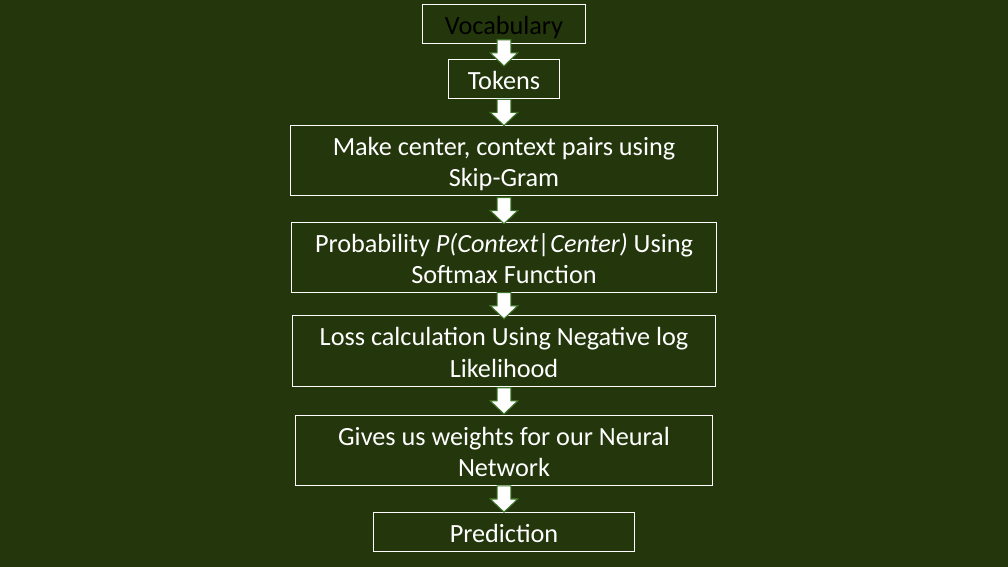
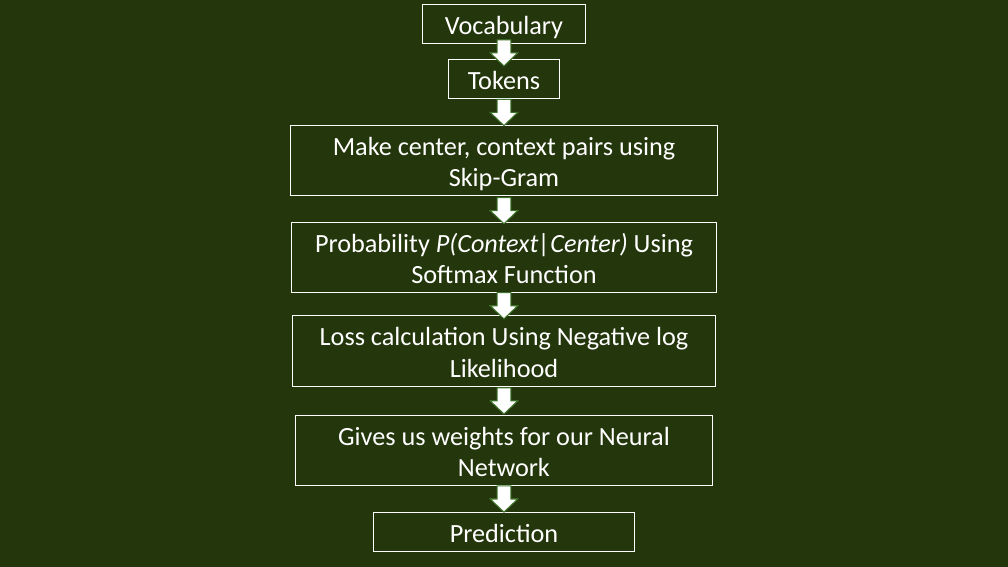
Before and after one commit to rifazn/patternlab, a slide deck: slide 12 of presentation/Pattern.pptx. Drawn at 1008x567 pixels with LibreOffice and Linux fonts; fonts in the diff are those of the drawing. Boxes give left, top, right and bottom in pixels: in the first picture for what was removed or moved away, otherwise in the second. Text is boxed around its words. In the diff, an @@ line names an element or a change of style, - is before the commit and + after.

Commit message:
Added presentation files

```diff
--- a/presentation/Pattern.pptx
+++ b/presentation/Pattern.pptx
@@ rectangle "Vocabulary" at [423,5,586,44]: text colour #000000 to #FFFFFF @@
```
Also in this commit, not shown: 3 other slides changed, 1 other file.
